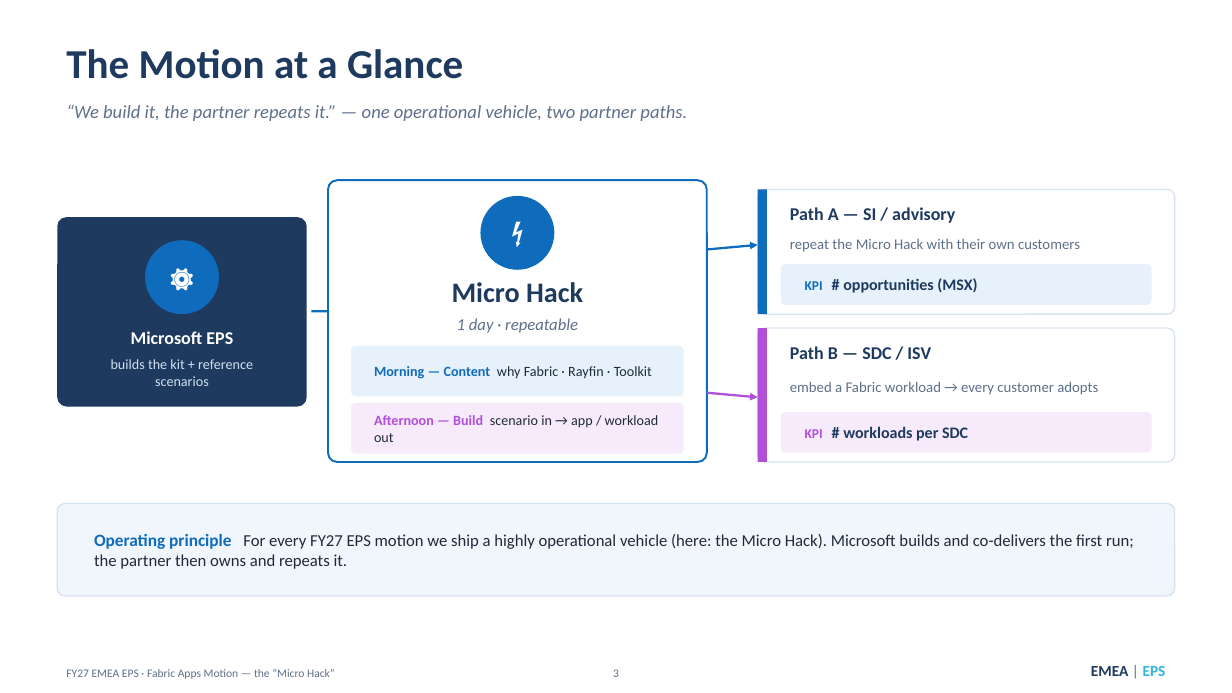
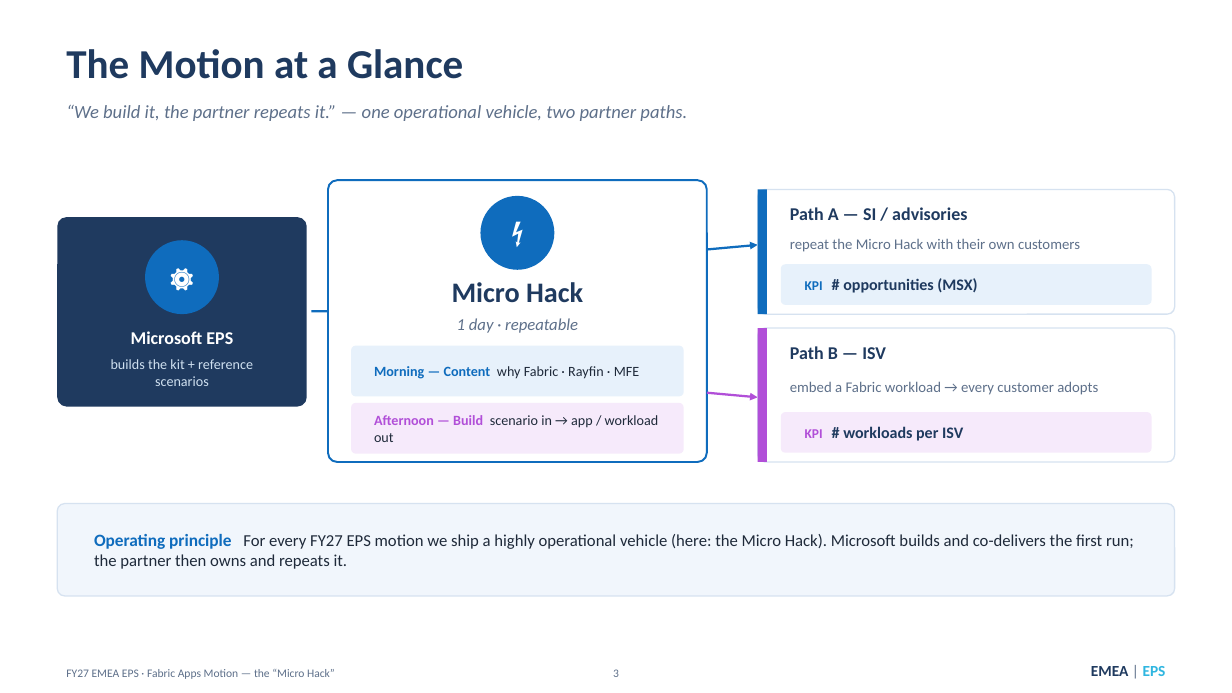
Before and after one commit to fredgis/FY27FabricMotion, a slide deck: slide 3 of docs/FY27 EMEA EPS - Fabric Apps Motion - Micro Hack.pptx. Drawn at 1232x693 pixels with LibreOffice and Linux fonts; fonts in the diff are those of the drawing; background and template pictures are left out. Boxes give left, top, right and bottom in pixels: in the first picture for what was removed or moved away, otherwise in the second. Text is boxed around its words. In the diff, an @@ line names an element or a change of style, - is before the commit and + after.

```diff
--- a/docs/FY27 EMEA EPS - Fabric Apps Motion - Micro Hack.pptx
+++ b/docs/FY27 EMEA EPS - Fabric Apps Motion - Micro Hack.pptx
@@ text at <box>790,207,967,220</box>: text changed @@
-Path A — SI / advisory
+Path A — SI / advisories
@@ text at <box>790,346,886,359</box>: text changed @@
-Path B — SDC / ISV
+Path B — ISV
@@ text at <box>374,366,639,379</box>: text changed @@
-Morning — Content why Fabric · Rayfin · Toolkit
+Morning — Content why Fabric · Rayfin · MFE
@@ text at <box>805,426,963,441</box>: text changed @@
-KPI # workloads per SDC
+KPI # workloads per ISV
```
Also in this commit, not shown: 8 other slides changed.
